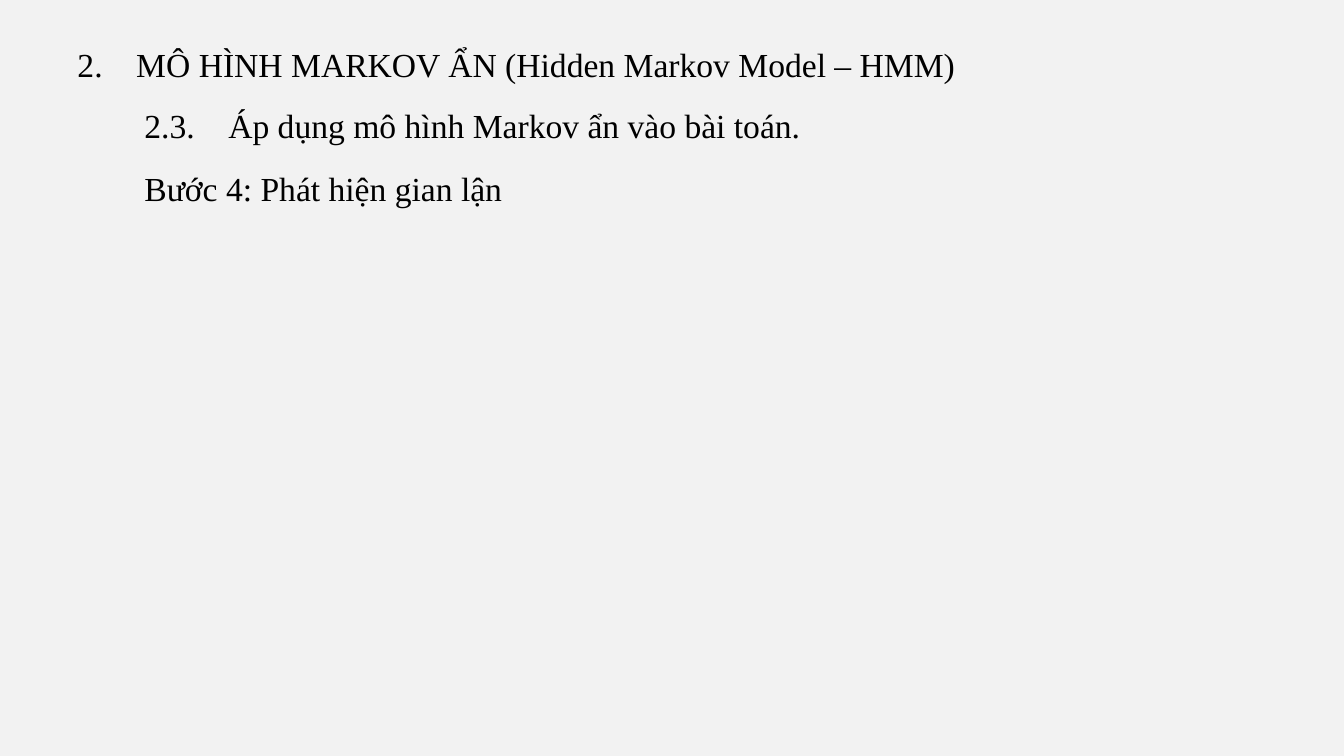
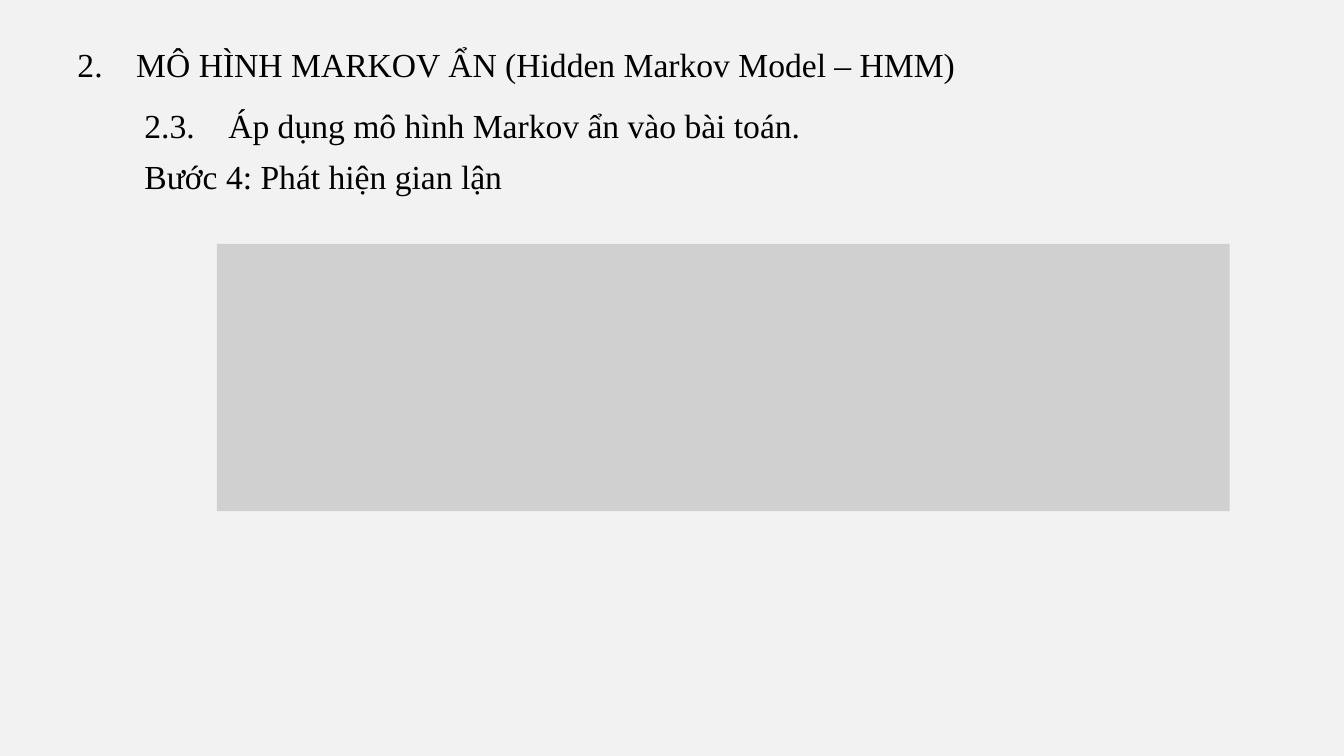
Before and after one commit to vulinh48936/bao_cao_mo_hinh_ngau_nhien, a slide deck: slide 15 of Slide/HMM.pptx (slide 12 before the commit). Drawn at 1344x756 pixels with LibreOffice and Linux fonts; fonts in the diff are those of the drawing; grey boxes stand for pictures. Boxes give left, top, right and bottom in pixels: in the first picture for what was removed or moved away, otherwise in the second. Text is boxed around its words. In the diff, an @@ line names an element or a change of style, - is before the commit and + after.

```diff
--- a/Slide/HMM.pptx
+++ b/Slide/HMM.pptx
@@ text "Bước 4: Phát hiện gian ...": place and size @@
-text "Bước 4: Phát hiện gian ..." at box(144, 177, 502, 207)
+text "Bước 4: Phát hiện gian ..." at box(144, 165, 502, 195)
@@ picture added at box(217, 244, 1230, 511) @@
```
Also in this commit, not shown: 6 other slides changed, 7 slides added, 6 other files.
